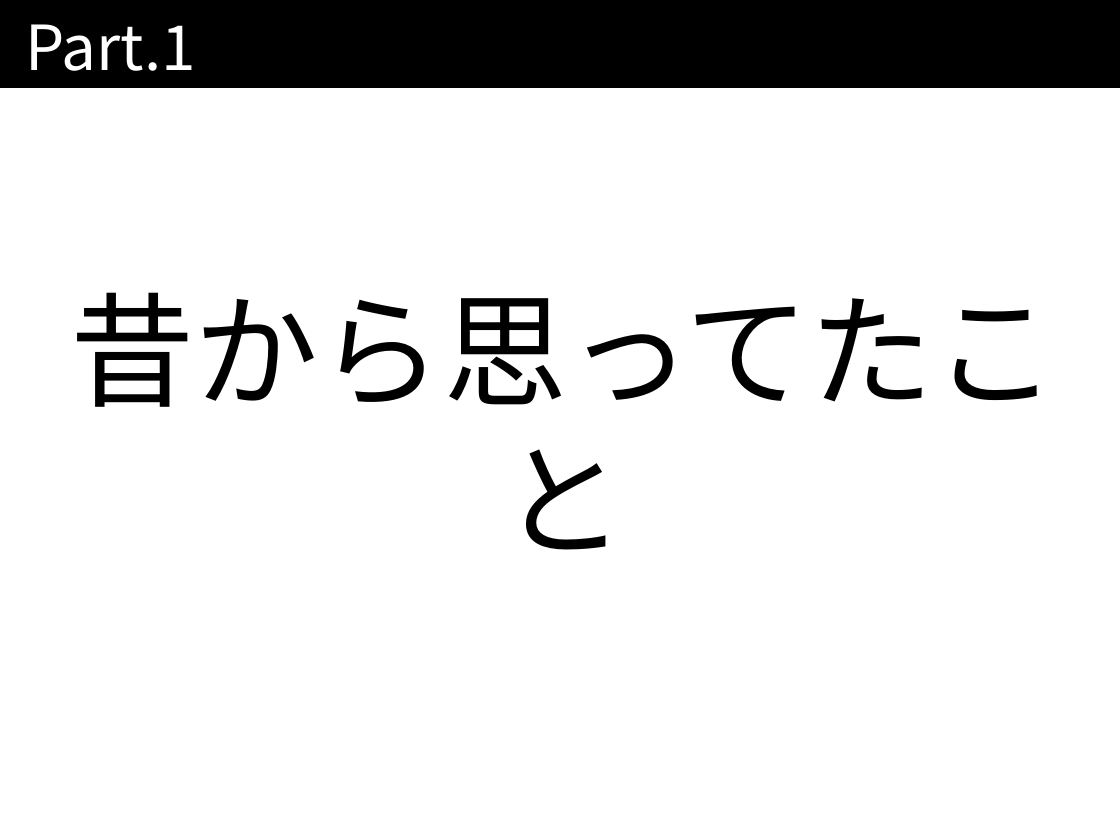
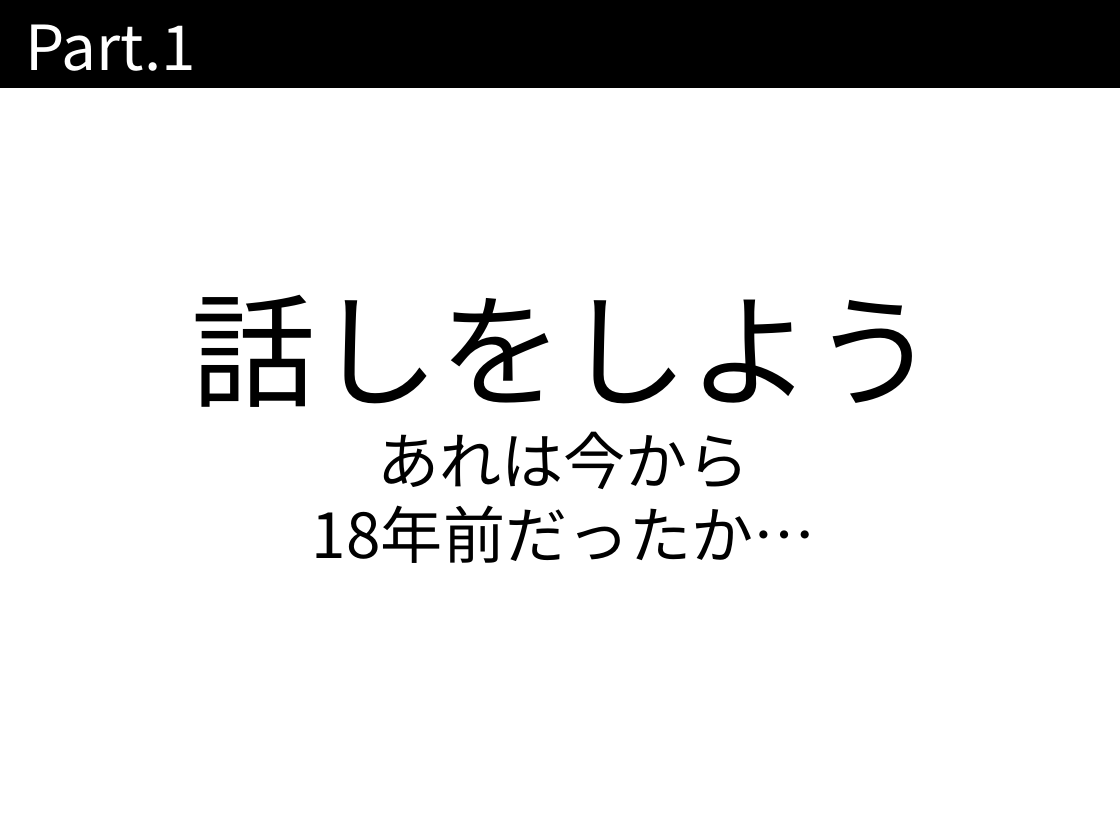
Before and after one commit to kazuhito-m/kazuhito-m.github.io, a slide deck: slide 11 of _drafts/comcamp2016.odp (slide 5 before the commit). Drawn at 1120x840 pixels with LibreOffice and Linux fonts; fonts in the diff are those of the drawing. Boxes give left, top, right and bottom in pixels: in the first picture for what was removed or moved away, otherwise in the second. Text is boxed around its words. In the diff, an @@ line names an element or a change of style, - is before the commit and + after.

```diff
--- a/_drafts/comcamp2016.odp
+++ b/_drafts/comcamp2016.odp
@@ subtitle at bbox=[192, 294, 937, 563]: text changed; size 88 to 44 pt @@
-昔から思ってたこと
+話しをしよう
+あれは今から
+18年前だったか…
```
Also in this commit, not shown: 2 other slides changed, 14 slides added, 3 slides removed.
